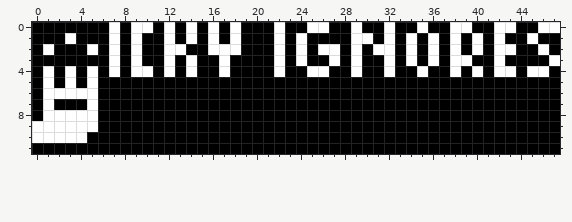
Two states of a pixel-art file, art/lobby/ghost-1-reject.ase. The picture above is the old version.
48x12 pixels, 1 frame.
After:
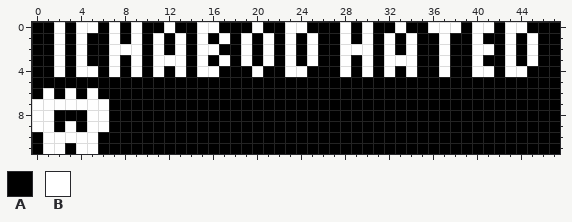
Palette (. is transparent): A #000000  B #ffffff
From old to new:
y 0: x 2 A -> B; x 4..5 AA -> BB; x 10 B -> A; x 14..15 BA -> AB; x 18 B -> A; x 20 A -> B; x 22..26 BAABB -> ABBAA; x 28..30 ABA -> BAB; x 32..33 BA -> AB; x 35..37 BAA -> ABB; x 39..42 BAAB -> ABBA; x 44 A -> B; x 46..47 BB -> AA
y 1: x 2..4 ABA -> BAB; x 11..19 ABABABABA -> BABABABAB; x 21..25 ABABA -> BABAB; x 28..29 AB -> BA; x 36..38 BAB -> ABA; x 42..43 BA -> AB
y 2: x 1..2 BA -> AB; x 4..5 AB -> BA; x 8 A -> B; x 11..12 AB -> BA; x 15 A -> B; x 17..19 BBA -> AAB; x 21..28 ABABABBA -> BABABAAB; x 30..31 AB -> BA; x 36..38 BAB -> ABA; x 41..42 AB -> BA; x 45..46 AB -> BA
y 3: x 2 A -> B; x 4 A -> B; x 11 A -> B; x 13..15 ABA -> BAB; x 19 A -> B; x 21..25 ABABA -> BABAB; x 27..30 BABA -> ABAB; x 33 A -> B; x 36..40 BABBA -> ABAAB; x 42..43 BA -> AB; x 45 A -> B; x 47 B -> A
y 4: x 1..4 BABA -> ABAB; x 10..17 BABABAAB -> ABABABBA; x 20 A -> B; x 22..26 BAABB -> ABBAA; x 28..30 ABA -> BAB; x 34..35 AB -> BA; x 37..38 AB -> BA; x 41..42 AB -> BA; x 44..46 ABB -> BAA
y 5: x 1 B -> A; x 3 B -> A; x 5 B -> A
y 6: x 2 B -> A; x 4 B -> A
y 7: x 0 A -> B; x 2..4 AAA -> BBB; x 6 A -> B
y 8: x 0 A -> B; x 2..4 BBB -> AAA; x 6 A -> B
y 9: x 2 B -> A; x 4 B -> A; x 6 A -> B
y 10: x 0 B -> A; x 5 A -> B
y 11: x 1..2 AA -> BB; x 4..5 AA -> BB
Pixel boxes of the changes (left, top, right, bottom) in both pictures:
changed: (32, 22, 560, 154)
